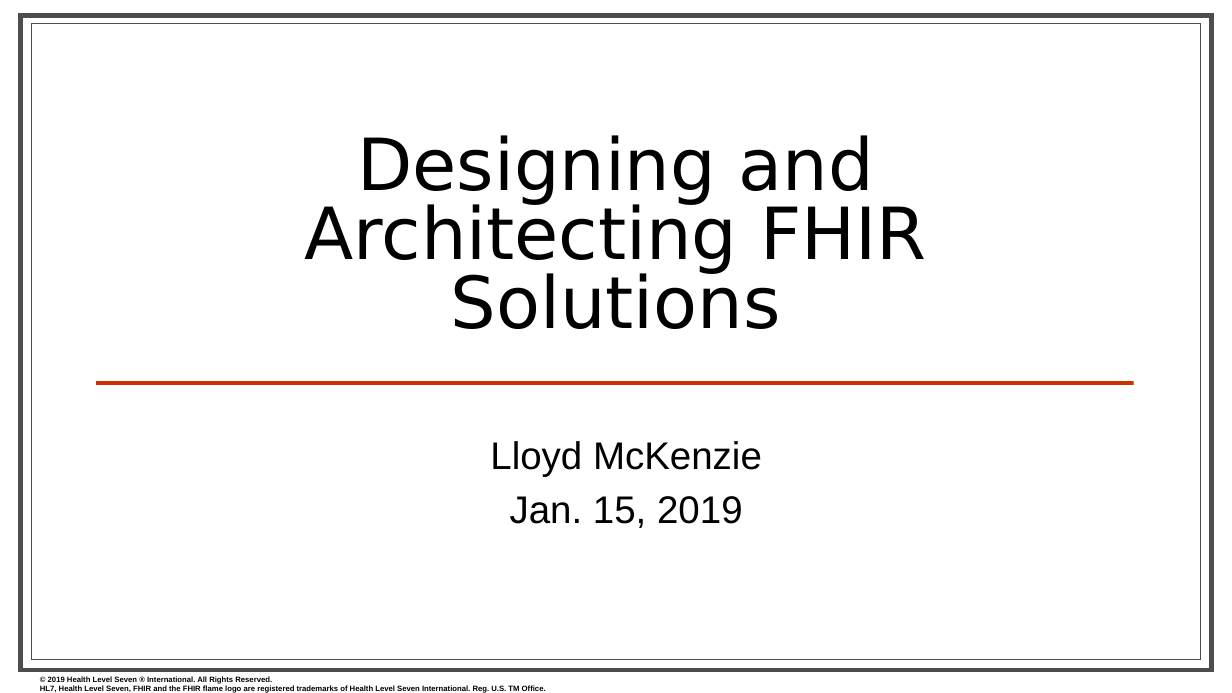
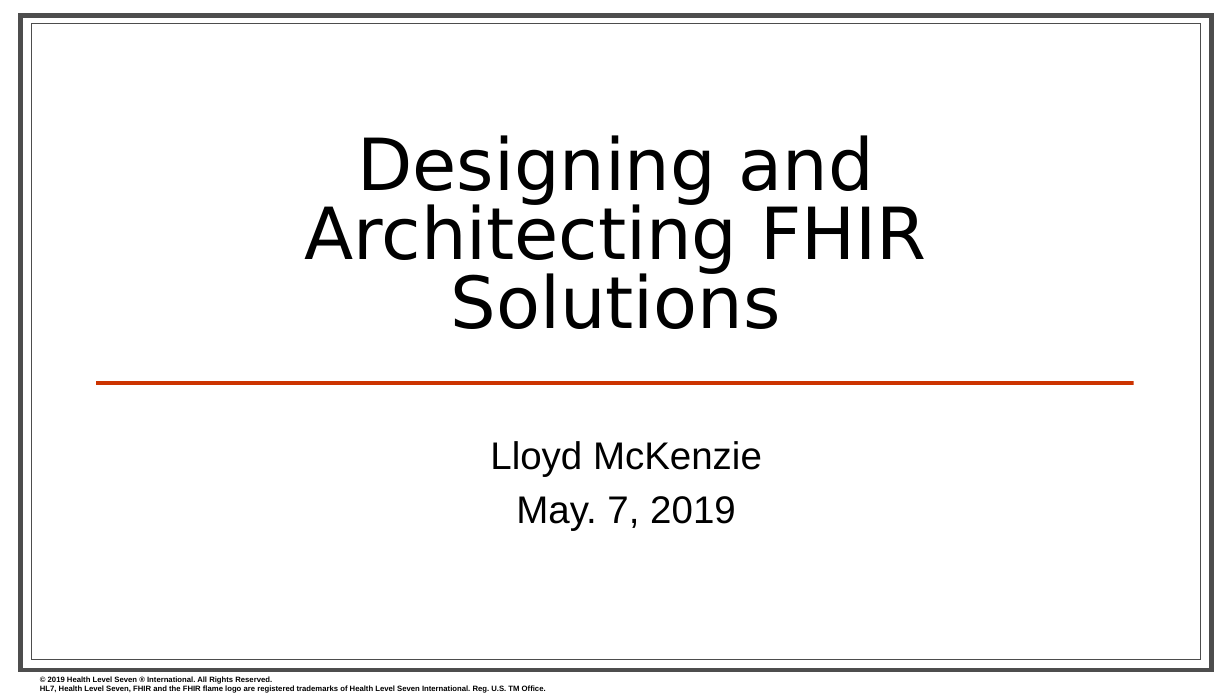
Before and after one commit to FHIR/documents, a slide deck: slide 1 of presentations/2019-01 Tutorials/Designing FHIR Solutions.pptx. Drawn at 1232x693 pixels with LibreOffice and Linux fonts; fonts in the diff are those of the drawing; background and template pictures are left out. Boxes give left, top, right and bottom in pixels: in the first picture for what was removed or moved away, otherwise in the second. Text is boxed around its words. In the diff, an @@ line names an element or a change of style, - is before the commit and + after.

Commit message:
Updated Designing FHIR presentations

```diff
--- a/presentations/2019-01 Tutorials/Designing FHIR Solutions.pptx
+++ b/presentations/2019-01 Tutorials/Designing FHIR Solutions.pptx
@@ text at (x1=516, y1=496, x2=736, y2=531): text changed @@
-Jan. 15, 2019
+May. 7, 2019
```
Also in this commit, not shown: 3 other slides changed, 2 other files.
